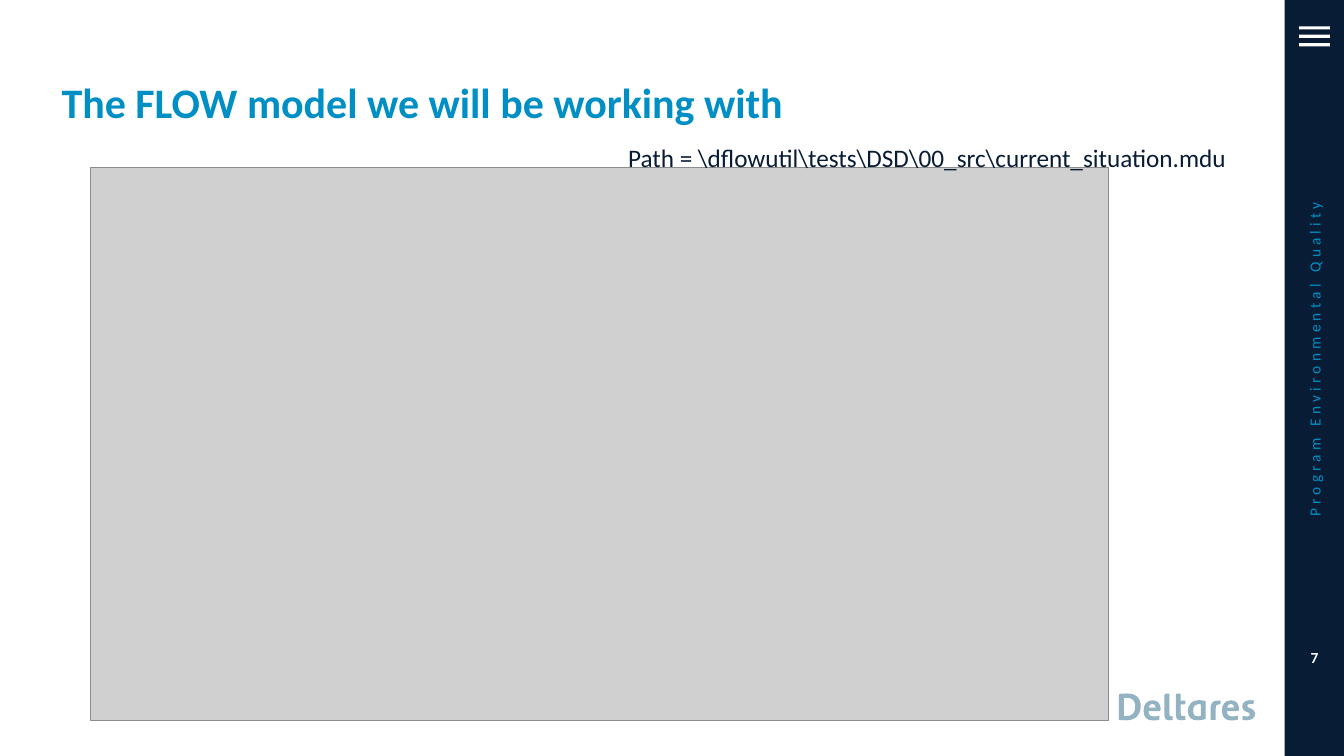
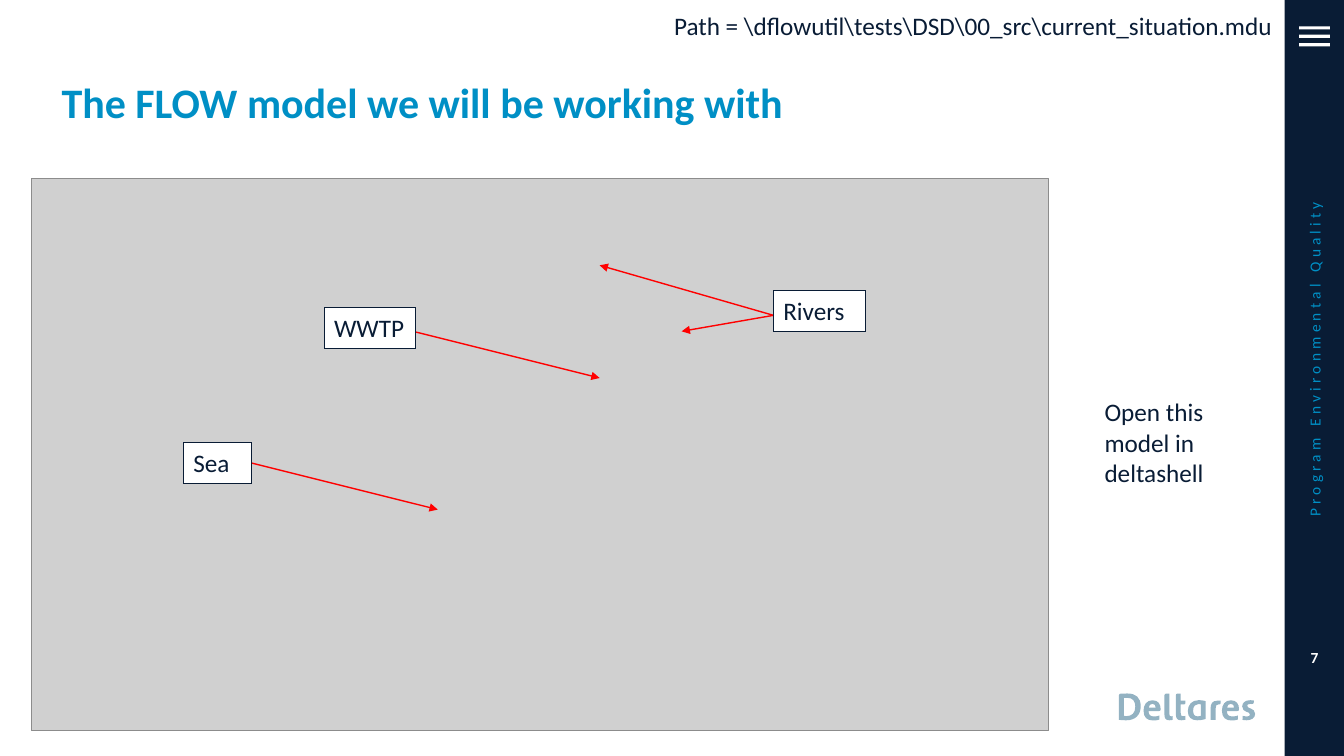
Before and after one commit to RSchueder/dflowutil, a slide deck: slide 7 of DFMWAQ_with_python.pptx. Drawn at 1344x756 pixels with LibreOffice and Linux fonts; fonts in the diff are those of the drawing; grey boxes stand for pictures; background and template pictures are left out. Boxes give left, top, right and bottom in pixels: in the first picture for what was removed or moved away, otherwise in the second. Text is boxed around its words. In the diff, an @@ line names an element or a change of style, - is before the commit and + after.

```diff
--- a/DFMWAQ_with_python.pptx
+++ b/DFMWAQ_with_python.pptx
@@ text "Path = \dflowutil\tests\DSD\00_src\current_situation.mdu" rewrapped from box(628, 147, 1226, 174) to box(674, 17, 1272, 39) @@
@@ picture: place and size @@
-picture at box(91, 168, 1109, 721)
+picture at box(31, 178, 1050, 731)
@@ arrow added from (773, 316) to (600, 265), #FF0000 1 pt @@
@@ rectangle added at box(773, 290, 865, 331), fill #FFFFFF, outline #091C35 0.75 pt, 18 pt, text #091C35 @@
+Rivers
@@ rectangle added at box(325, 308, 416, 348), fill #FFFFFF, outline #091C35 0.75 pt, 18 pt, text #091C35 @@
+WWTP
@@ arrow added from (773, 316) to (682, 332), #FF0000 1 pt @@
@@ arrow added from (413, 332) to (600, 378), #FF0000 1 pt @@
@@ text added at box(1105, 403, 1204, 482), 18 pt, text #091C35 @@
+Open this model in deltashell
@@ rectangle added at box(184, 443, 251, 483), fill #FFFFFF, outline #091C35 0.75 pt, 18 pt, text #091C35 @@
+Sea
@@ arrow added from (251, 463) to (438, 510), #FF0000 1 pt @@
```
Also in this commit, not shown: 14 other slides changed, 3 slides added, 6 other files.
